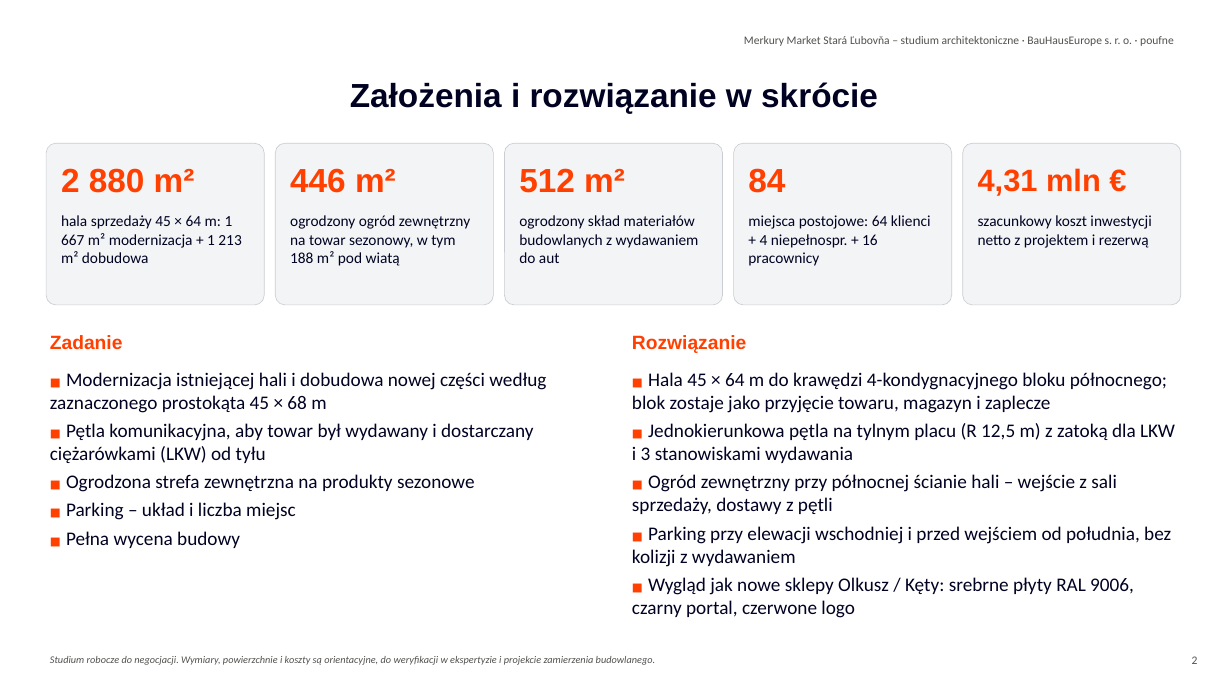
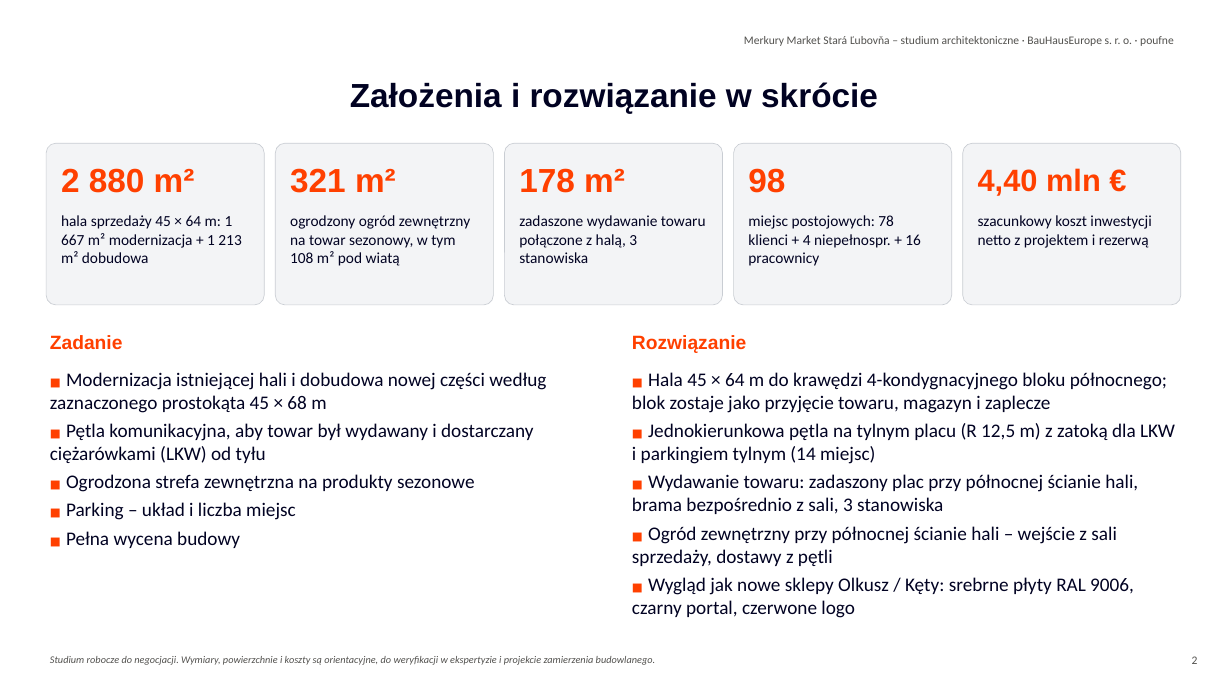
Before and after one commit to Lubo585/Lubo585, a slide deck: slide 2 of business-plan/studia-merkury-market/variant-B-sanacia/Merkury_Market_Stara_Lubovna_wariant_B_modernizacja_dobudowa_PL.pptx. Drawn at 1232x693 pixels with LibreOffice and Linux fonts; fonts in the diff are those of the drawing; background and template pictures are left out. Boxes give left, top, right and bottom in pixels: in the first picture for what was removed or moved away, otherwise in the second. Text is boxed around its words. In the diff, an @@ line names an element or a change of style, - is before the commit and + after.

```diff
--- a/business-plan/studia-merkury-market/variant-B-sanacia/Merkury_Market_Stara_Lubovna_wariant_B_modernizacja_dobudowa_PL.pptx
+++ b/business-plan/studia-merkury-market/variant-B-sanacia/Merkury_Market_Stara_Lubovna_wariant_B_modernizacja_dobudowa_PL.pptx
@@ text at (x1=290, y1=168, x2=396, y2=193): text changed @@
-446 m²
+321 m²
@@ text at (x1=519, y1=168, x2=625, y2=193): text changed @@
-512 m²
+178 m²
@@ text at (x1=748, y1=168, x2=785, y2=193): text changed @@
-84
+98
@@ text at (x1=978, y1=168, x2=1101, y2=196): text changed @@
-4,31 mln €
+4,40 mln €
@@ text at (x1=290, y1=215, x2=470, y2=266): text changed @@
-ogrodzony ogród zewnętrzny na towar sezonowy, w tym 188 m² pod wiatą
+ogrodzony ogród zewnętrzny na towar sezonowy, w tym 108 m² pod wiatą
@@ text at (x1=519, y1=215, x2=706, y2=263): text changed @@
-ogrodzony skład materiałów budowlanych z wydawaniem do aut
+zadaszone wydawanie towaru połączone z halą, 3 stanowiska
@@ text at (x1=748, y1=215, x2=921, y2=266): text changed @@
-miejsca postojowe: 64 klienci + 4 niepełnospr. + 16 pracownicy
+miejsc postojowych: 78 klienci + 4 niepełnospr. + 16 pracownicy
@@ text at (x1=632, y1=423, x2=1175, y2=514): text changed @@
-■ Jednokierunkowa pętla na tylnym placu (R 12,5 m) z zatoką dla LKW i 3 stanowiskami wydawania
+■ Jednokierunkowa pętla na tylnym placu (R 12,5 m) z zatoką dla LKW i parkingiem tylnym (14 miejsc)
+■ Wydawanie towaru: zadaszony plac przy północnej ścianie hali, brama bezpośrednio z sali, 3 stanowiska
@@ text at (x1=632, y1=526, x2=1171, y2=567): paragraph removed @@
-■ Parking przy elewacji wschodniej i przed wejściem od południa, bez kolizji z wydawaniem
```
Also in this commit, not shown: 19 other slides changed, 1 slide added, 26 other files.
